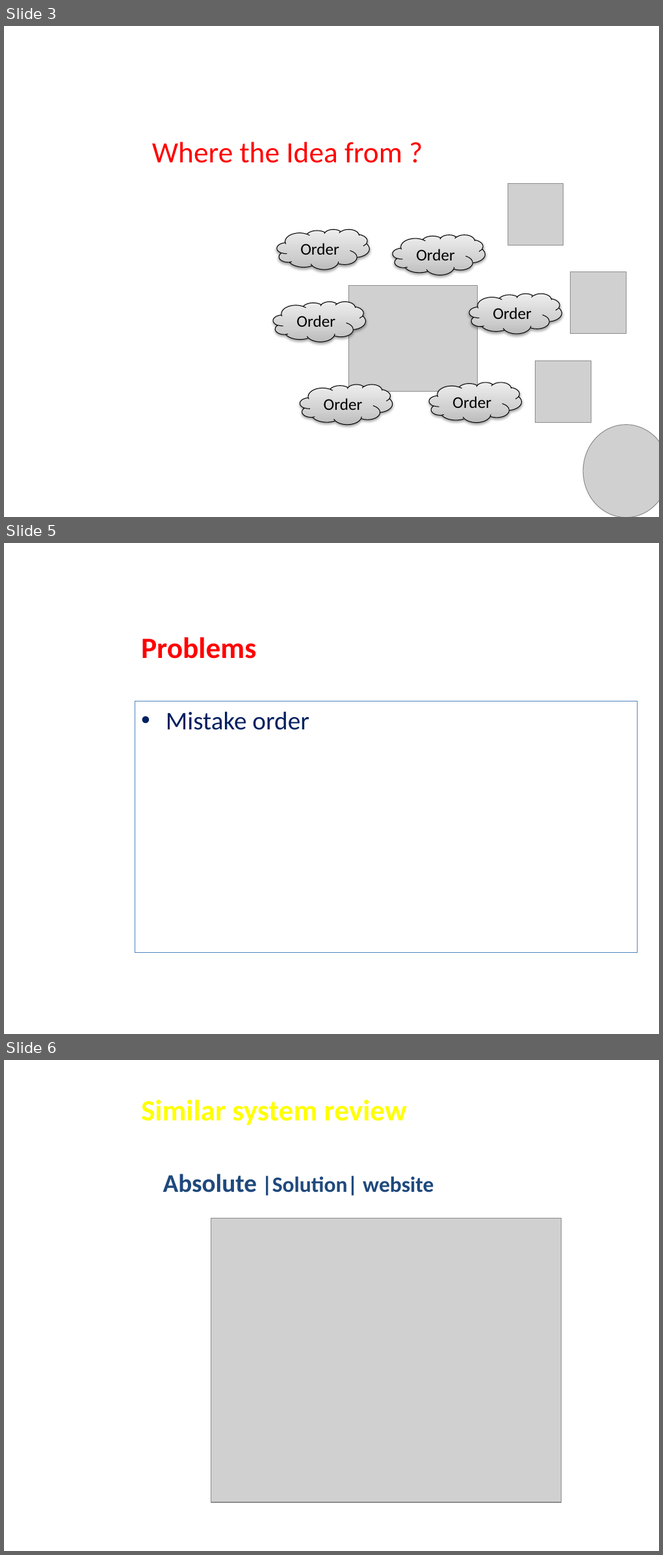
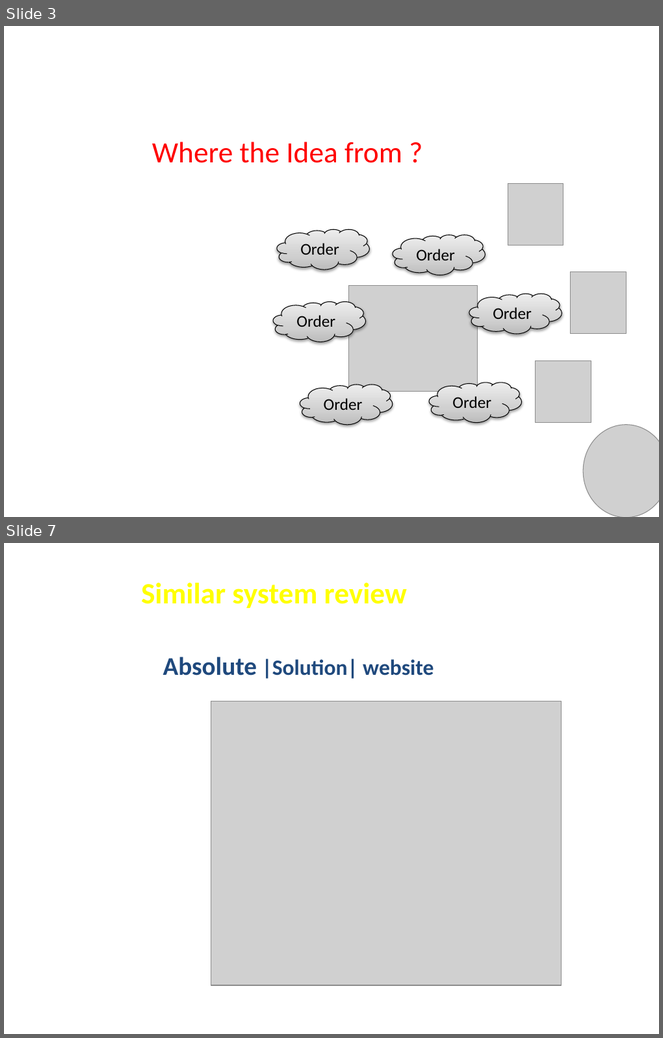
Before and after one commit to nofactor/Senior-Project, a slide deck: 2907.pptx. Shown one above the other, each under a label of ours: slides 3, 5 and 6 before the commit, slides 3 and 7 after it; the slides between them are not shown. The pictures are 663x1555 and 663x1038 pixels, drawn with LibreOffice and Linux fonts; fonts in the diff are those of the drawing; grey boxes stand for pictures; background and template pictures are left out. Boxes give left, top, right and bottom in pixels: in the first picture for what was removed or moved away, otherwise in the second. Text is boxed around its words. In the diff, an @@ line names an element or a change of style, - is before the commit and + after.

```diff
--- a/2907.pptx
+++ b/2907.pptx
@@ slide 5 removed at (x1=4, y1=543, x2=659, y2=1034), background picture (left out) @@
@@ title removed at (x1=141, y1=637, x2=256, y2=659) @@
-Problems
@@ text removed at (x1=135, y1=701, x2=637, y2=953) @@
-• Mistake order
@@ what was slide 6 is now slide 7 @@
```
Also in this commit, not shown: 4 slides added, 1 other slide removed.
